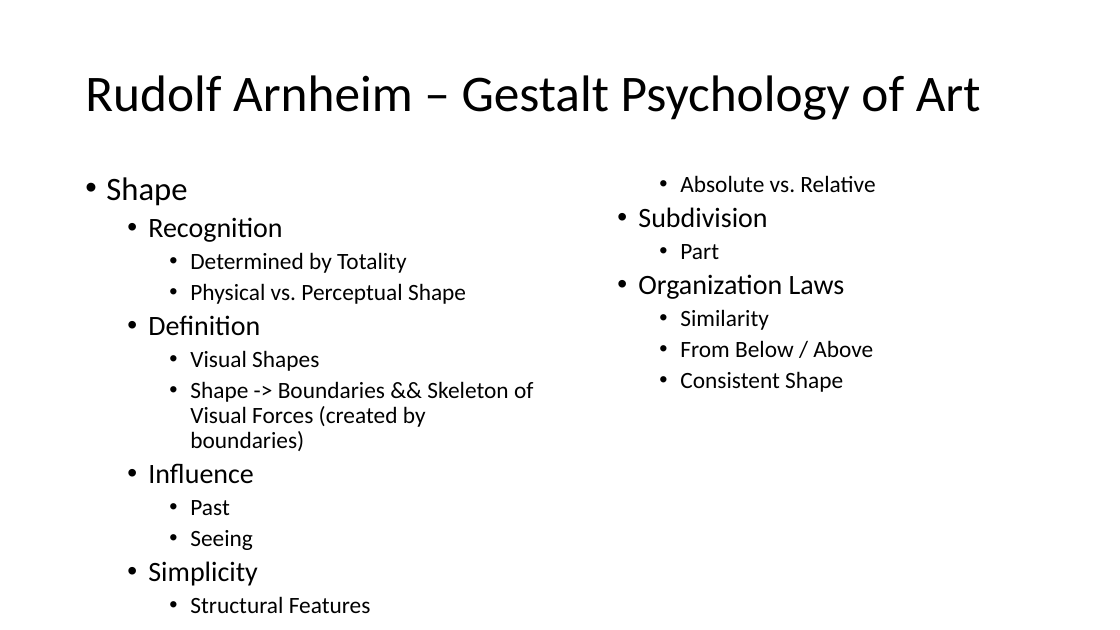
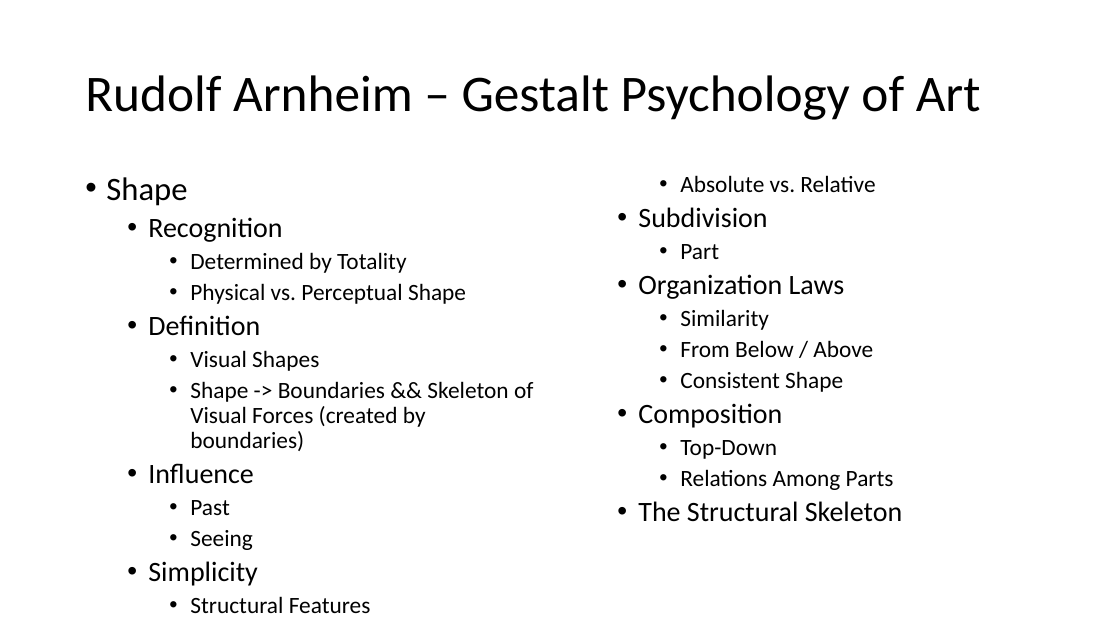
Before and after one commit to PatriciaXiao/Conclusion, a slide deck: slide 11 of Conclusion.pptx (slide 14 before the commit). Drawn at 1120x630 pixels with LibreOffice and Linux fonts; fonts in the diff are those of the drawing. Boxes give left, top, right and bottom in pixels: in the first picture for what was removed or moved away, otherwise in the second. Text is boxed around its words. In the diff, an @@ line names an element or a change of style, - is before the commit and + after.

```diff
--- a/Conclusion.pptx
+++ b/Conclusion.pptx
@@ text at [638, 403, 902, 522]: paragraphs added @@
+  • Composition
+    • Top-Down
+    • Relations Among Parts
+  • The Structural Skeleton
```
Also in this commit, not shown: 1 other slide changed, 2 slides added, 3 slides removed, 3 other files.
